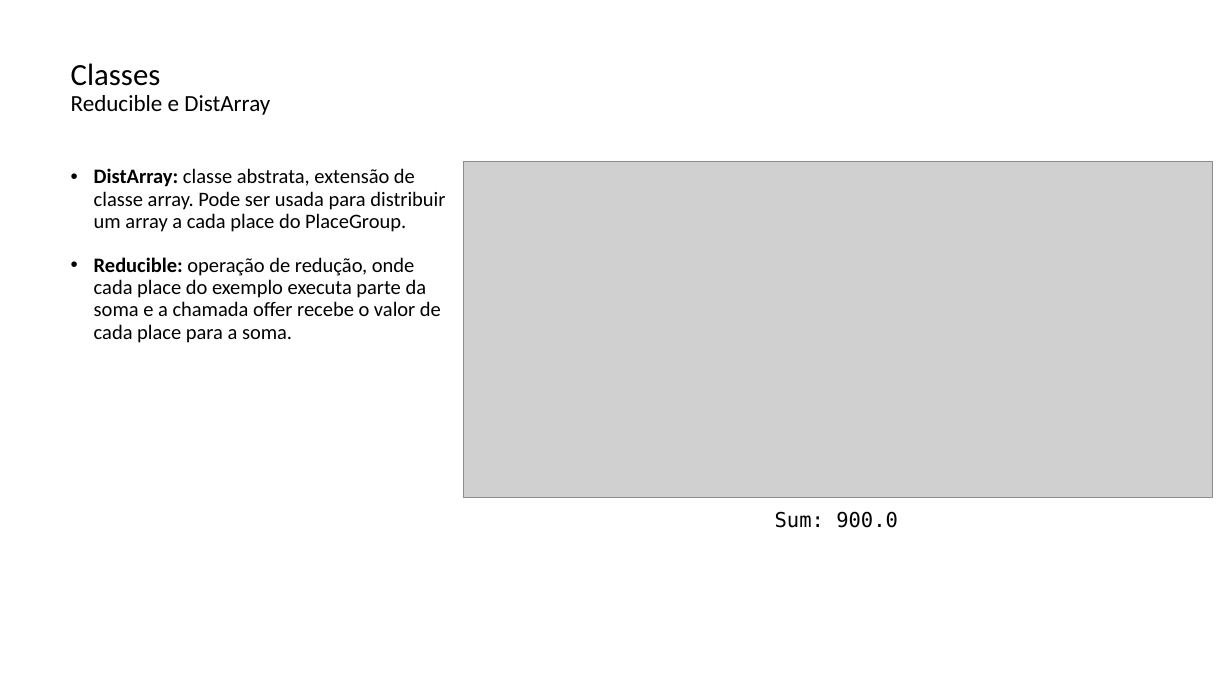
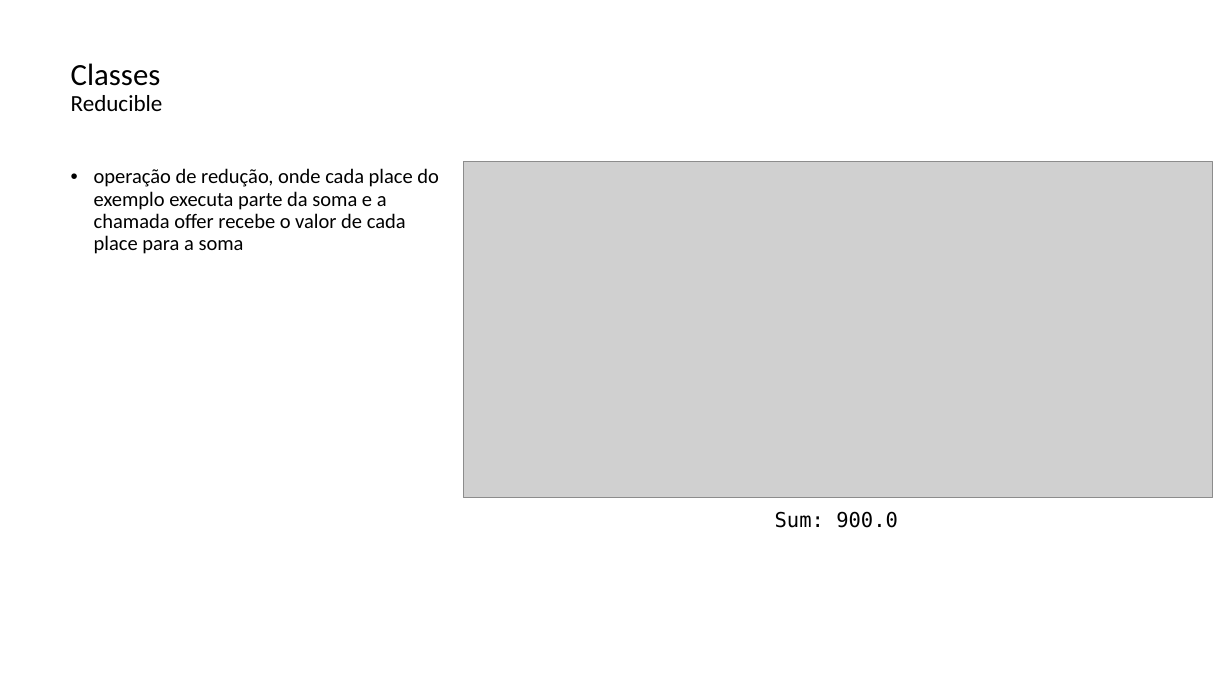
Before and after one commit to lquatrin/inf2591, a slide deck: slide 32 of x10.pptx (slide 31 before the commit). Drawn at 1232x693 pixels with LibreOffice and Linux fonts; fonts in the diff are those of the drawing; grey boxes stand for pictures. Boxes give left, top, right and bottom in pixels: in the first picture for what was removed or moved away, otherwise in the second. Text is boxed around its words. In the diff, an @@ line names an element or a change of style, - is before the commit and + after.

```diff
--- a/x10.pptx
+++ b/x10.pptx
@@ text at (71,95,163,111): text changed @@
-Reducible e DistArray
+Reducible
@@ text at (94,168,439,254): text changed @@
-• DistArray: classe abstrata, extensão de classe array. Pode ser usada para distribuir um array a cada place do PlaceGroup.
-• Reducible: operação de redução, onde cada place do exemplo executa parte da soma e a chamada offer recebe o valor de cada place para a soma.
+• operação de redução, onde cada place do exemplo executa parte da soma e a chamada offer recebe o valor de cada place para a soma
```
Also in this commit, not shown: 12 other slides changed, 8 slides added, 3 slides removed, 1 other file.
